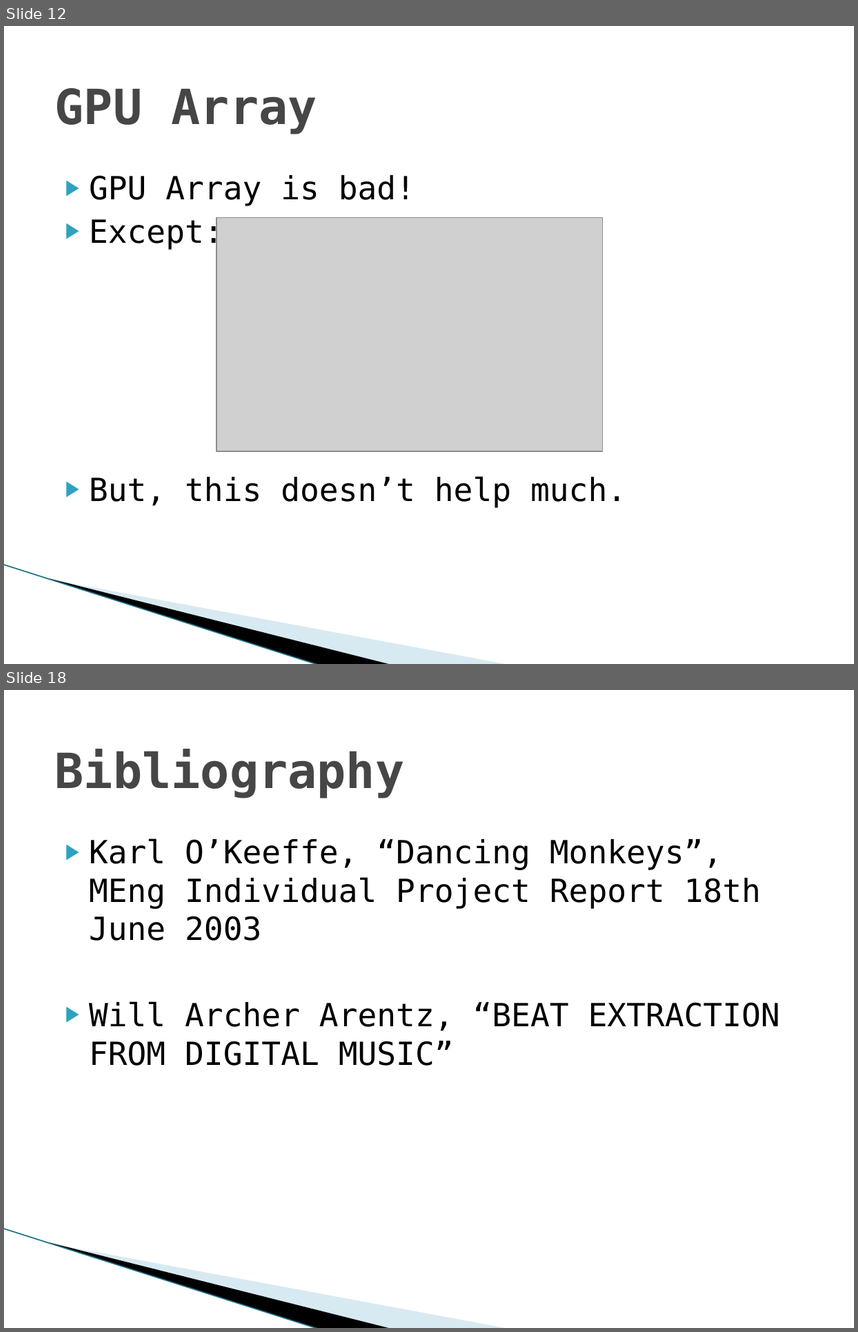
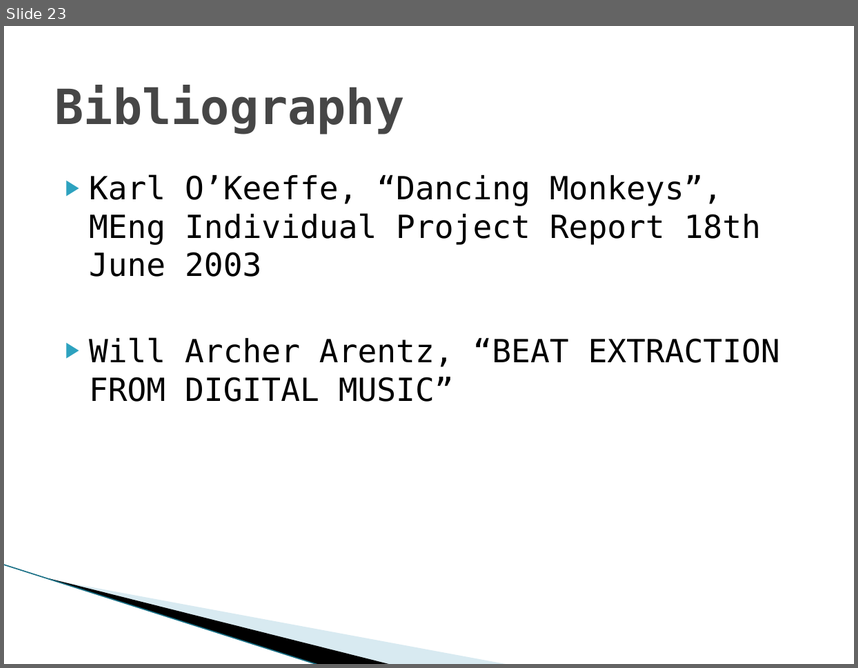
Before and after one commit to Keripo/DancingMonkeysAccelerated, a slide deck: final/presentation.pptx. Shown one above the other, each under a label of ours: slides 12 and 18 before the commit, slide 23 after it; the slides between them are not shown. The pictures are 858x1332 and 858x668 pixels, drawn with LibreOffice and Linux fonts; fonts in the diff are those of the drawing; grey boxes stand for pictures; background and template pictures are left out. Boxes give left, top, right and bottom in pixels: in the first picture for what was removed or moved away, otherwise in the second. Text is boxed around its words. In the diff, an @@ line names an element or a change of style, - is before the commit and + after.

```diff
--- a/final/presentation.pptx
+++ b/final/presentation.pptx
@@ slide 12 removed at box(4, 26, 854, 664), background #FFFFFF; not listed: 3 template elements that a slide beside it also shows @@
@@ title removed at box(55, 88, 317, 134) @@
-GPU Array
@@ text removed at box(89, 175, 626, 508) @@
-▶ GPU Array is bad!
-▶ Except:
-▶ But, this doesn’t help much.
@@ picture removed at box(217, 217, 602, 451) @@
@@ what was slide 18 is now slide 23 @@
```
Also in this commit, not shown: 6 slides changed, 11 slides added, 5 other slides removed.
